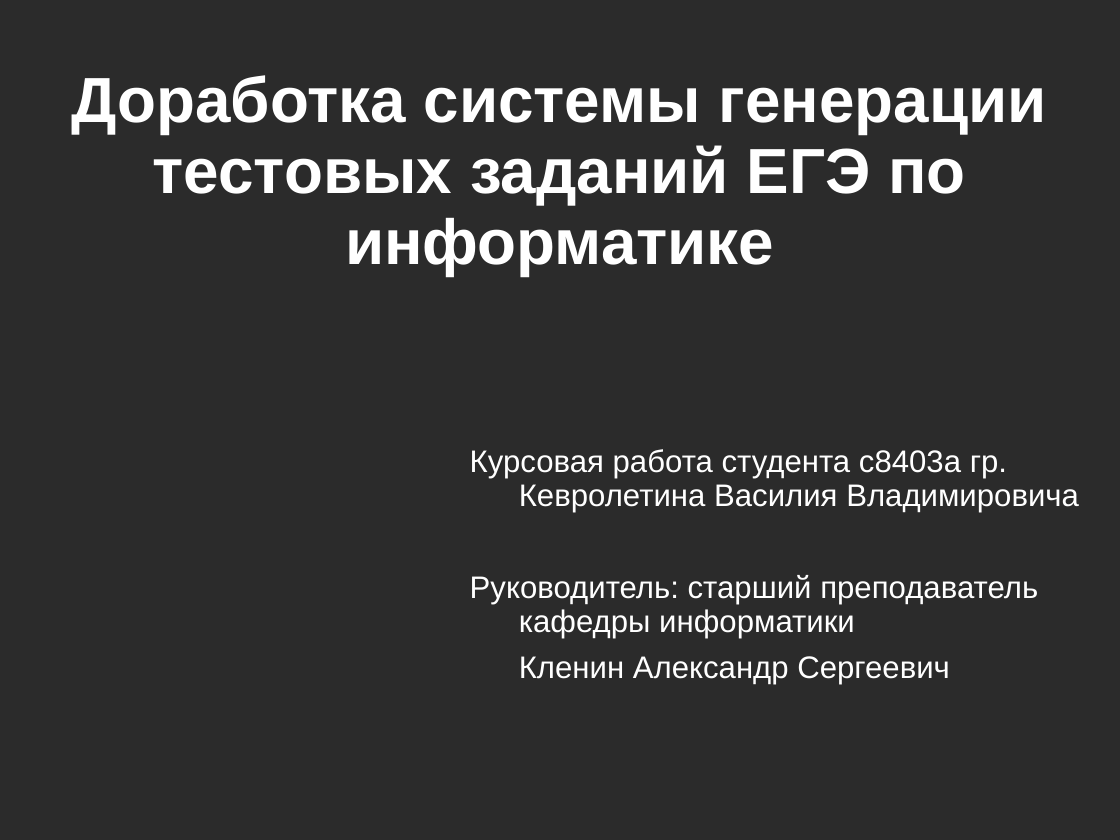
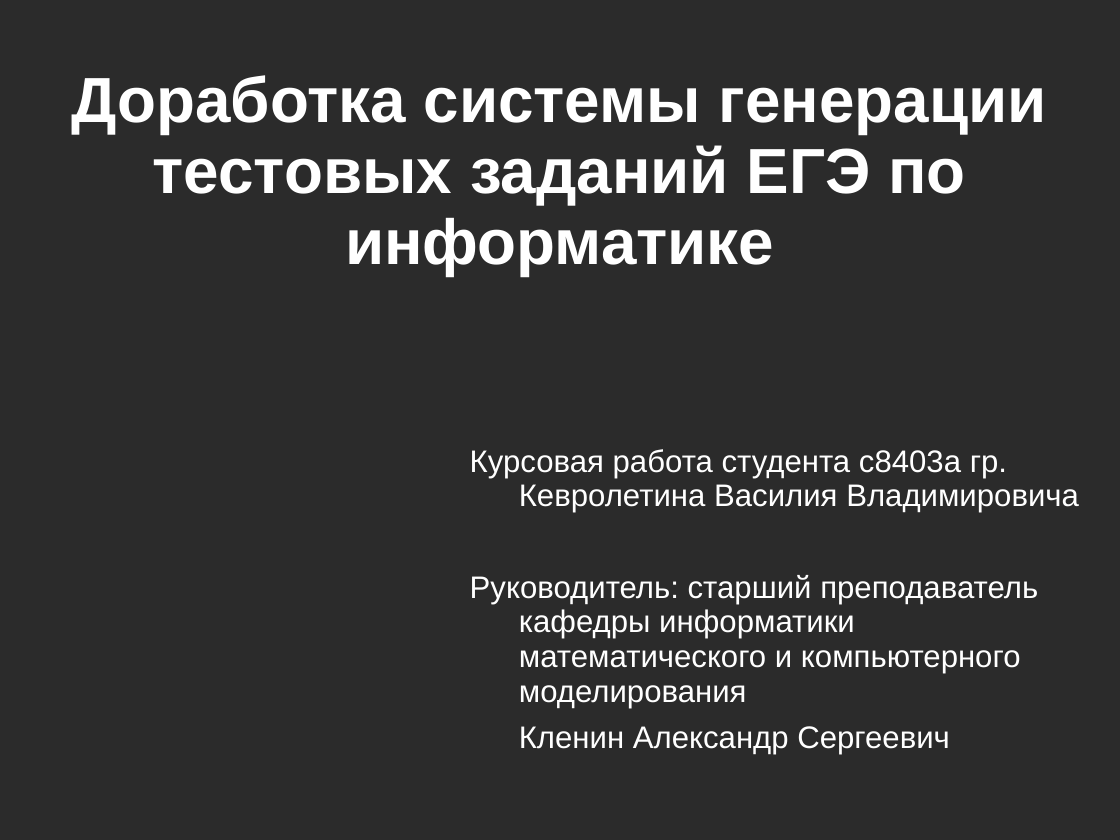
Before and after one commit to kevroletin/Coursework, a slide deck: slide 1 of 4_sem/8403а_Кевролетин_презентация.odp. Drawn at 1120x840 pixels with LibreOffice and Linux fonts; fonts in the diff are those of the drawing; background and template pictures are left out; a plain dark background stands for a picture behind light text. Boxes give left, top, right and bottom in pixels: in the first picture for what was removed or moved away, otherwise in the second. Text is boxed around its words. In the diff, an @@ line names an element or a change of style, - is before the commit and + after.

```diff
--- a/4_sem/8403а_Кевролетин_презентация.odp
+++ b/4_sem/8403а_Кевролетин_презентация.odp
@@ text at [470,575,1038,754]: text changed @@
-Руководитель: старший преподаватель кафедры информатики Кленин Александр Сергеевич
+Руководитель: старший преподаватель кафедры информатики математического и компьютерного моделирования Кленин Александр Сергеевич
```
Also in this commit, not shown: 4 other files.
